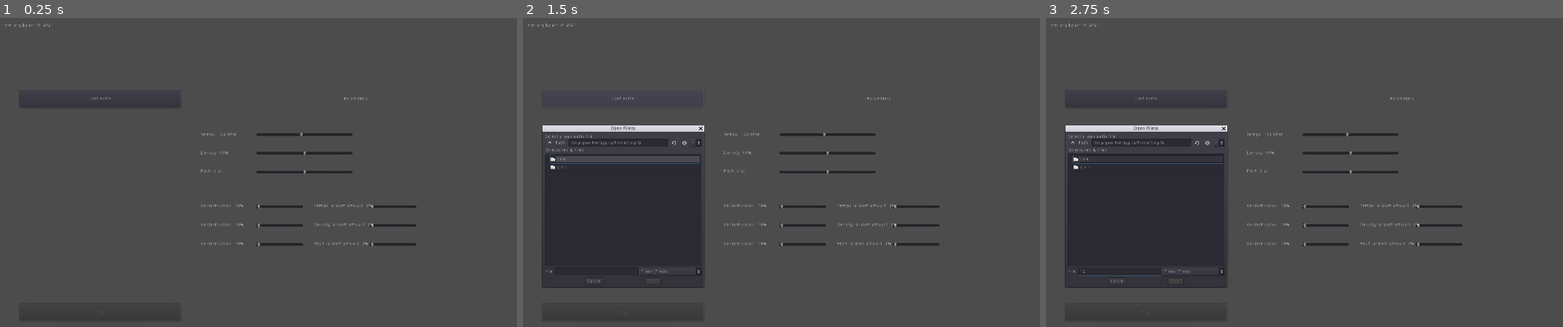
Above: before the commit, frames 1-3 (left to right).
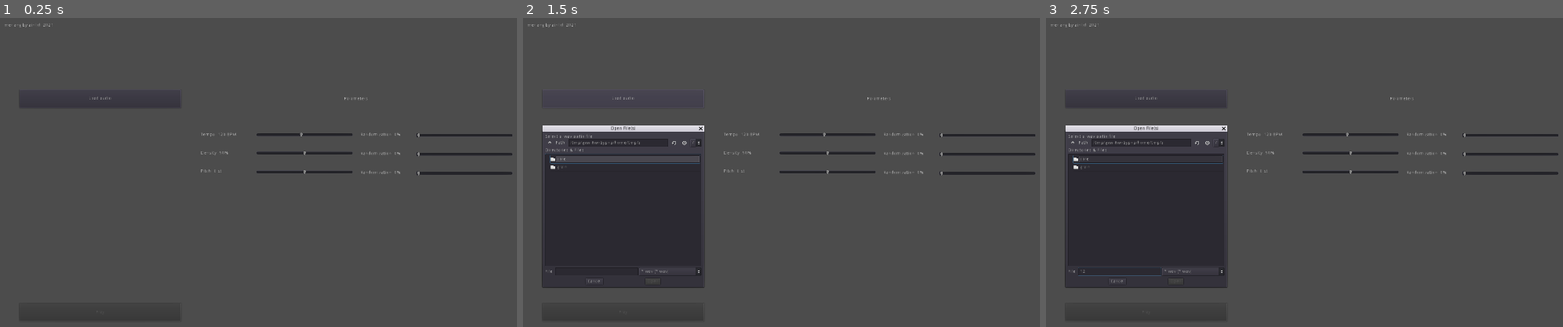
Above: after the commit, the same moments.

Repository: Ainlid/merlang
Game: Godot game, scene res://core/core.tscn
Same seed, same stepped clock (60 frames per second), same inputs: the game is played once before the commit and once after it. The project has no main scene, so this scene is started directly.
Inputs (mouse positions are in pixels of both pictures, inside the frame that each line leads up to):
- Up to frame 1 (0.25 s): no input
- Up to frame 2 (1.5 s): tap Enter at 0.5 s; click "Load audio" at 1.25 s
- Up to frame 3 (2.75 s): click (1118, 271) at 2.02 s; type "12" at 2.1 s

The runs differ from the first frame. In frame 1, 1.1% of the frame differs, in the area x 38-100%, y 37-74%; in frame 2, 1.1%, in the area x 22-100%, y 37-74%; in frame 3, 1.1%.

Commit message:
Revert "that was a bad idea"
This reverts commit 64849c0c2acadc960f86196d5743f30b2f8ae8f1.

Diff:
--- a/core/core.gd
+++ b/core/core.gd
@@ -19,6 +19,10 @@
 var pitch = 0
 var offset_rounding = 16.0
 
+var tempo_random = 0.0
+var density_random = 0.0
+var pitch_random = 0.0
+
 onready var tempo_label = $interface/tempo_label
 onready var tempo_slider = $interface/tempo_slider
 
@@ -31,26 +35,14 @@
 onready var size_label = $interface/size_label
 onready var size_slider = $interface/size_slider
 
-var tempo_random_rate = 10.0
-var density_random_rate = 10.0
-var pitch_random_rate = 10.0
+onready var tempo_random_label = $interface/tempo_random_label
+onready var tempo_random_slider = $interface/tempo_random_slider
 
-onready var tempo_random_rate_label = $interface/tempo_random_rate_label
-onready var tempo_random_rate_slider = $interface/tempo_random_rate_slider
+onready var density_random_label = $interface/density_random_label
+onready var density_random_slider = $interface/density_random_slider
 
-onready var density_random_rate_label = $interface/density_random_rate_label
-onready var density_random_rate_slider = $interface/density_random_rate_slider
-
-onready var pitch_random_rate_label = $interface/pitch_random_rate_label
-onready var pitch_random_rate_slider = $interface/pitch_random_rate_slider
-
-var tempo_random_amount = 0.0
-var density_random_amount = 0.0
-var pitch_random_amount = 0.0
-
-onready var tempo_random_amount_label = $interface/tempo_random_amount_label
-onready var density_random_amount_label = $interface/density_random_amount_label
-onready var pitch_random_amount_label = $interface/pitch_random_amount_label
+onready var pitch_random_label = $interface/pitch_random_label
+onready var pitch_random_slider = $interface/pitch_random_slider
 
 func _ready():
 	rng = RandomNumberGenerator.new()
@@ -59,13 +51,9 @@
 	_set_density(50.0)
 	_set_pitch(0)
 
-	_set_tempo_random_rate(10.0)
-	_set_density_random_rate(10.0)
-	_set_pitch_random_rate(10.0)
-
-	_set_tempo_random_amount(0.0)
-	_set_density_random_amount(0.0)
-	_set_pitch_random_amount(0.0)
+	_set_tempo_random(0.0)
+	_set_density_random(0.0)
+	_set_pitch_random(0.0)
 
 	play_button.disabled = true
 
@@ -85,29 +73,17 @@
 	pitch_slider.value = value
 	pitch_label.text = "Pitch: " + str(value) + " st"
 
-func _set_tempo_random_rate(value):
-	tempo_random_rate = value
-	tempo_random_rate_label.text = "Randomization: " + str(round(value)) + "%"
+func _set_tempo_random(value):
+	tempo_random = value
+	tempo_random_label.text = "Randomization: " + str(value) + "%"
 
-func _set_density_random_rate(value):
-	density_random_rate = value
-	density_random_rate_label.text = "Randomization: " + str(round(value)) + "%"
+func _set_density_random(value):
+	density_random = value
+	density_random_label.text = "Randomization: " + str(value) + "%"
 
-func _set_pitch_random_rate(value):
-	pitch_random_rate = value
-	pitch_random_rate_label.text = "Randomization: " + str(round(value)) + "%"
-
-func _set_tempo_random_amount(value):
-	tempo_random_amount = value
-	tempo_random_amount_label.text = "Tempo random amount: " + str(value * 100.0) + "%"
-
-func _set_density_random_amount(value):
-	density_random_amount = value
-	density_random_amount_label.text = "Density random amount: " + str(value * 100.0) + "%"
-
-func _set_pitch_random_amount(value):
-	pitch_random_amount = value
-	pitch_random_amount_label.text = "Pitch random amount: " + str(value * 100.0) + "%"
+func _set_pitch_random(value):
+	pitch_random = value
+	pitch_random_label.text = "Randomization: " + str(value) + "%"
 
 func _load_pressed():
 	_play_stop()
@@ -151,23 +127,18 @@
 
 func _randomize_params():
 	var tempo_rand_chance = rng.randf() * 100.0
-	if tempo_rand_chance < tempo_random_rate:
+	if tempo_rand_chance < tempo_random:
 		var new_tempo = rng.randi_range(50, 200)
-		new_tempo = lerp(tempo, new_tempo, tempo_random_amount)
 		_set_tempo(new_tempo)
 
 	var density_rand_chance = rng.randf() * 100.0
-	if density_rand_chance < density_random_rate:
-		var new_density = rng.randf() * 100.0
-		new_density = lerp(density, new_density, density_random_amount)
+	if density_rand_chance < density_random:
+		var new_density = round(rng.randf() * 100.0)
 		_set_density(new_density)
 
 	var pitch_rand_chance = rng.randf() * 100.0
-	if pitch_rand_chance < pitch_random_rate:
-		var new_pitch = rng.randi_range(-6, 6)
-		new_pitch = lerp(pitch, new_pitch, pitch_random_amount)
-		new_pitch = round(new_pitch)
-		_set_pitch(new_pitch)
+	if pitch_rand_chance < pitch_random:
+		_set_pitch(rng.randi_range(-6, 6))
 
 func _spawn_grain():
 	var spawn_chance = rng.randf() * 100.0
--- a/core/core.tscn
+++ b/core/core.tscn
@@ -144,133 +144,61 @@
 "_edit_use_anchors_": false
 }
 
-[node name="tempo_random_rate_slider" type="HSlider" parent="interface"]
-margin_left = 791.0
-margin_top = 555.0
-margin_right = 935.0
-margin_bottom = 611.0
-min_value = 10.0
-value = 10.0
-__meta__ = {
-"_edit_use_anchors_": false
-}
-
-[node name="tempo_random_rate_label" type="Label" parent="interface"]
-margin_left = 621.0
-margin_top = 553.002
-margin_right = 746.0
-margin_bottom = 609.002
-text = "Tempo random rate: "
-valign = 1
-__meta__ = {
-"_edit_use_anchors_": false
-}
-
-[node name="density_random_rate_slider" type="HSlider" parent="interface"]
-margin_left = 791.0
-margin_top = 613.0
-margin_right = 935.0
-margin_bottom = 669.0
-min_value = 10.0
-value = 10.0
-__meta__ = {
-"_edit_use_anchors_": false
-}
-
-[node name="density_random_rate_label" type="Label" parent="interface"]
-margin_left = 621.0
-margin_top = 611.002
-margin_right = 746.0
-margin_bottom = 667.002
-text = "Density random rate: "
-valign = 1
-__meta__ = {
-"_edit_use_anchors_": false
-}
-
-[node name="pitch_random_rate_slider" type="HSlider" parent="interface"]
-margin_left = 791.0
-margin_top = 671.0
-margin_right = 935.0
-margin_bottom = 727.0
-min_value = 10.0
-value = 10.0
-__meta__ = {
-"_edit_use_anchors_": false
-}
-
-[node name="pitch_random_rate_label" type="Label" parent="interface"]
-margin_left = 621.0
-margin_top = 669.002
-margin_right = 746.0
-margin_bottom = 725.002
-text = "Pitch random rate: "
-valign = 1
-__meta__ = {
-"_edit_use_anchors_": false
-}
-
-[node name="tempo_random_amount_slider" type="HSlider" parent="interface"]
-margin_left = 1138.0
-margin_top = 555.0
-margin_right = 1282.0
-margin_bottom = 611.0
-max_value = 1.0
-step = 0.1
-__meta__ = {
-"_edit_use_anchors_": false
-}
-
-[node name="tempo_random_amount_label" type="Label" parent="interface"]
-margin_left = 968.0
-margin_top = 553.002
-margin_right = 1102.0
-margin_bottom = 609.002
-text = "Tempo random amount: "
-valign = 1
-__meta__ = {
-"_edit_use_anchors_": false
-}
-
-[node name="density_random_amount_slider" type="HSlider" parent="interface"]
-margin_left = 1138.0
-margin_top = 613.0
-margin_right = 1282.0
-margin_bottom = 669.0
-max_value = 1.0
-step = 0.1
-__meta__ = {
-"_edit_use_anchors_": false
-}
-
-[node name="density_random_amount_label" type="Label" parent="interface"]
-margin_left = 968.0
-margin_top = 611.002
-margin_right = 1107.0
-margin_bottom = 667.002
-text = "Density random amount: "
-valign = 1
-__meta__ = {
-"_edit_use_anchors_": false
-}
-
-[node name="pitch_random_amount_slider" type="HSlider" parent="interface"]
-margin_left = 1138.0
-margin_top = 671.0
-margin_right = 1282.0
-margin_bottom = 727.0
-max_value = 1.0
-step = 0.1
-__meta__ = {
-"_edit_use_anchors_": false
-}
-
-[node name="pitch_random_amount_label" type="Label" parent="interface"]
-margin_left = 968.0
-margin_top = 669.002
-margin_right = 1093.0
-margin_bottom = 725.002
-text = "Pitch random amount: "
+[node name="tempo_random_slider" type="HSlider" parent="interface"]
+margin_left = 1280.0
+margin_top = 337.0
+margin_right = 1576.0
+margin_bottom = 393.0
+__meta__ = {
+"_edit_use_anchors_": false
+}
+
+[node name="tempo_random_label" type="Label" parent="interface"]
+margin_left = 1110.0
+margin_top = 335.0
+margin_right = 1235.0
+margin_bottom = 391.0
+text = "Randomization: "
+valign = 1
+__meta__ = {
+"_edit_use_anchors_": false
+}
+
+[node name="density_random_slider" type="HSlider" parent="interface"]
+margin_left = 1280.0
+margin_top = 395.0
+margin_right = 1576.0
+margin_bottom = 451.0
+__meta__ = {
+"_edit_use_anchors_": false
+}
+
+[node name="density_random_label" type="Label" parent="interface"]
+margin_left = 1110.0
+margin_top = 393.0
+margin_right = 1235.0
+margin_bottom = 449.0
+text = "Randomization: "
+valign = 1
+__meta__ = {
+"_edit_use_anchors_": false
+}
+
+[node name="pitch_random_slider" type="HSlider" parent="interface"]
+margin_left = 1280.0
+margin_top = 453.0
+margin_right = 1576.0
+margin_bottom = 509.0
+__meta__ = {
+"_edit_use_anchors_": false
+}
+
+[node name="pitch_random_label" type="Label" parent="interface"]
+margin_left = 1110.0
+margin_top = 451.0
+margin_right = 1235.0
+margin_bottom = 507.0
+text = "Randomization: "
 valign = 1
 __meta__ = {
 "_edit_use_anchors_": false
@@ -285,9 +213,6 @@
 [connection signal="value_changed" from="interface/tempo_slider" to="." method="_set_tempo"]
 [connection signal="value_changed" from="interface/density_slider" to="." method="_set_density"]
 [connection signal="value_changed" from="interface/pitch_slider" to="." method="_set_pitch"]
-[connection signal="value_changed" from="interface/tempo_random_rate_slider" to="." method="_set_tempo_random_rate"]
-[connection signal="value_changed" from="interface/density_random_rate_slider" to="." method="_set_density_random_rate"]
-[connection signal="value_changed" from="interface/pitch_random_rate_slider" to="." method="_set_pitch_random_rate"]
-[connection signal="value_changed" from="interface/tempo_random_amount_slider" to="." method="_set_tempo_random_amount"]
-[connection signal="value_changed" from="interface/density_random_amount_slider" to="." method="_set_density_random_amount"]
-[connection signal="value_changed" from="interface/pitch_random_amount_slider" to="." method="_set_pitch_random_amount"]
+[connection signal="value_changed" from="interface/tempo_random_slider" to="." method="_set_tempo_random"]
+[connection signal="value_changed" from="interface/density_random_slider" to="." method="_set_density_random"]
+[connection signal="value_changed" from="interface/pitch_random_slider" to="." method="_set_pitch_random"]
